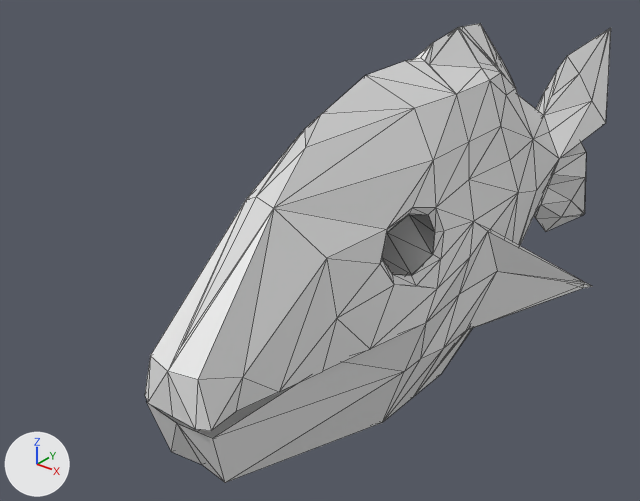
An edit to the FBX model Assets/3dmodel/fish1.fbx, drawn before and after from the same camera.
One viewpoint serves both versions: a 50 mm lens placed at (13.6, -23.7, 12.4), pointed at (-4.8, -0.6, -1.9). The axes (+X, +Y, +Z) are drawn at lower left. The lights are the same throughout. Mesh edges are drawn as thin lines. Where no turn or scale is listed for an object, it has been applied to the vertices. Vertices at the same position are counted once.

In view in the first picture: 'fish2', 'fish_eye'.
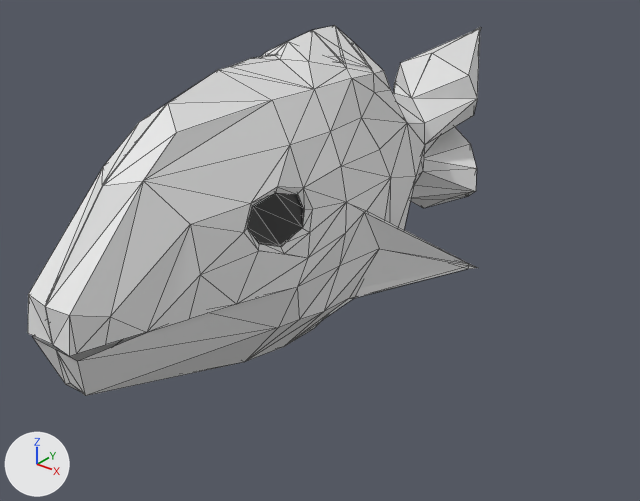
Location of each change, [x1, y1, x2, y2] in pixels of the pictures (640 x 501 px):
'fish2', deleted: before [145, 23, 611, 483]
'fish_L', added: after [45, 26, 480, 396]
'fish_R', added: after [28, 25, 481, 391]
'fish_eye', reshaped, moved, turned, rescaled: before [382, 215, 435, 275]; after [247, 193, 303, 247]

What the commit changed:
me_mesh has 16 vertices, 12 faces and spans x -543.5..-396.5, y -17.2..54.9, z 72.9..170.5.
me_mesh is used by ob_fish_eye; parent ob_group001; location (470.7, -72.0, 15.26); rotation (1.571, 0.0, 0.0), in degrees (90, 0, 0).
Part 1, on me_mesh:
Vertex 8 of me_mesh moves from (-405.3, 40.8, 81.7) at pixel (428, 215) to (-339.2, 53.4, 76.2).
Vertex 9 of me_mesh moves from (-400.8, 18.1, 72.9) at pixel (434, 232) to (-332.9, 29.6, 68.8) at pixel (303, 208).
Vertex 10 of me_mesh moves from (-396.5, -5.4, 81.6) at pixel (432, 254) to (-326.4, 7.3, 77.8) at pixel (302, 227).
Vertex 11 of me_mesh moves from (-399.2, -17.2, 119.5) at pixel (411, 274) to (-329.2, -9.5, 115.7) at pixel (281, 247).
Vertex 12 of me_mesh moves from (-400.9, -2.5, 155.5) at pixel (392, 274) to (-334.9, 5.5, 151.8) at pixel (259, 244).
Vertex 13 of me_mesh moves from (-405.3, 22.2, 170.5) at pixel (382, 257) to (-341.9, 31.2, 166.7) at pixel (247, 227).
Vertex 14 of me_mesh moves from (-409.8, 45.1, 156.6) at pixel (386, 232) to (-346.9, 55.0, 152.9) at pixel (252, 205).
Vertex 15 of me_mesh moves from (-407.3, 54.9, 119.2) at pixel (408, 213) to (-343.6, 64.2, 115.9) at pixel (274, 191).
Mesh me_mesh_1 is new.
It has 122 vertices, 197 faces and spans x -10.4..-4.8, y -11.3..13.9, z -6.3..5.5.
Mesh me_mesh_001_1 is new.
It has 122 vertices, 197 faces and spans x -388.0..-136.0, y -249.0..217.0, z -564.0..422.0.
Object 'fish2' (ob_fish2) is deleted.
Object 'fish_eye' (ob_fish_eye) moves from (470.7, -72.0, 15.26) to (4.325, -0.544, -0.663).
Object 'fish_eye' (ob_fish_eye) turns from (90, 0, 0) to (89, 2.1, -0.5) degrees about x, y and z.
Object 'fish_eye' (ob_fish_eye) is rescaled from (1.0, 1.0, 1.0) to (0.0259, 0.0259, 0.0259).
Object 'fish_R' (ob_fish_r) is new; it shows me_mesh_1.
Its location is (-2.12, 0.29, 0.0).
Object 'fish_L' (ob_fish_l) is new; it shows me_mesh_001_1.
Its location is (-11.77, 0.29, 0.0).
Its rotation in degrees is (-90, 0, -5.4).
Its scale is (-0.0254, -0.0254, -0.0254).
